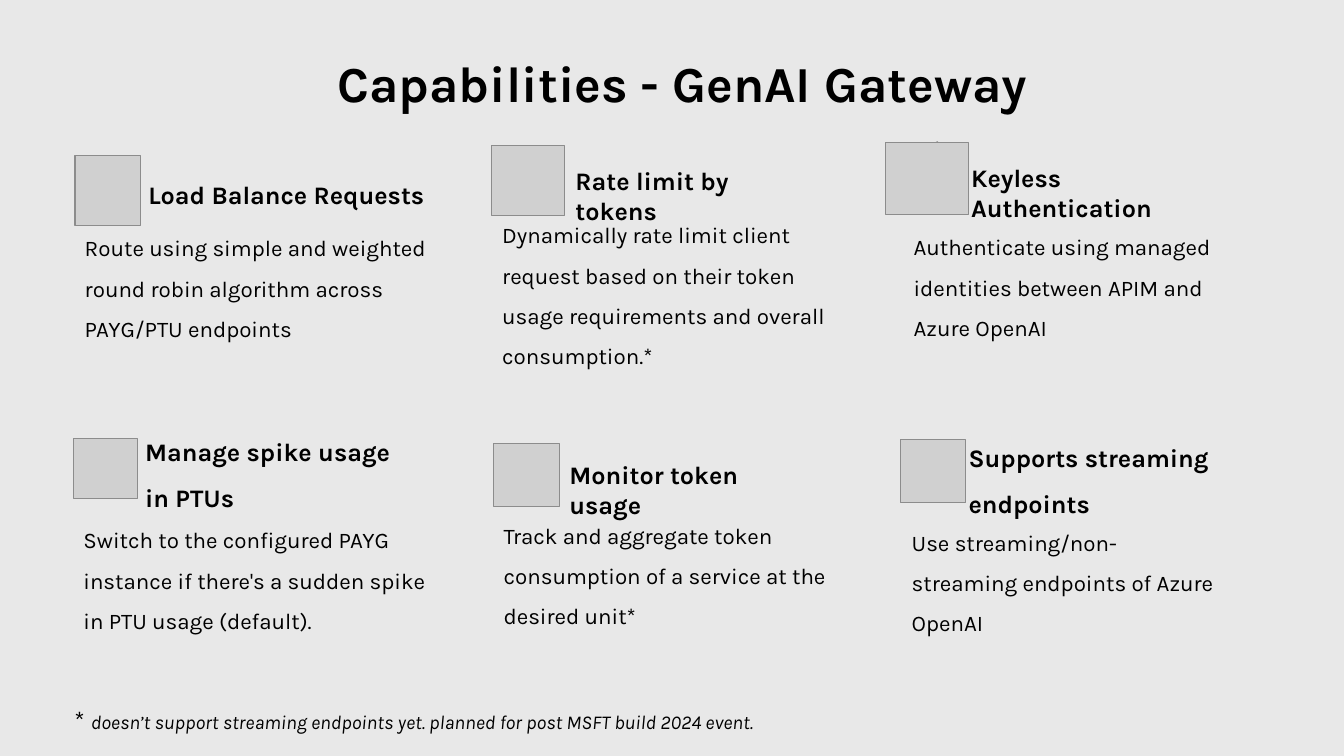
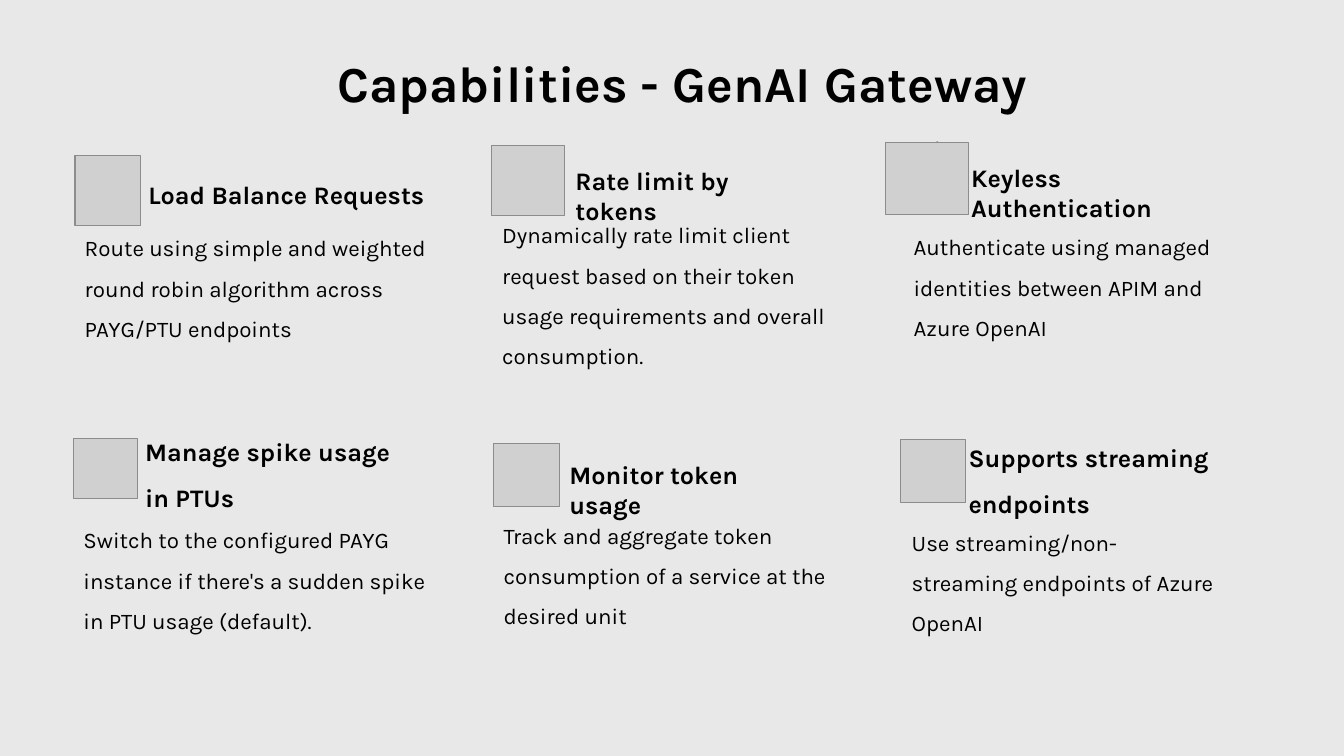
Before and after one commit to Azure/apim-landing-zone-accelerator, a slide deck: slide 1 of docs/assets/genai-capabilities.pptx. Drawn at 1344x756 pixels with LibreOffice and Linux fonts; fonts in the diff are those of the drawing; grey boxes stand for pictures. Boxes give left, top, right and bottom in pixels: in the first picture for what was removed or moved away, otherwise in the second. Text is boxed around its words. In the diff, an @@ line names an element or a change of style, - is before the commit and + after.

```diff
--- a/docs/assets/genai-capabilities.pptx
+++ b/docs/assets/genai-capabilities.pptx
@@ text at [502,227,825,370]: text changed @@
-Dynamically rate limit client request based on their token usage requirements and overall consumption.*
+Dynamically rate limit client request based on their token usage requirements and overall consumption.
@@ text at [504,528,825,625]: text changed @@
-Track and aggregate token consumption of a service at the desired unit*
+Track and aggregate token consumption of a service at the desired unit
@@ text removed at [91,715,753,734] @@
-* doesn’t support streaming endpoints yet. planned for post MSFT build 2024 event.
```
Also in this commit, not shown: 17 other files.
